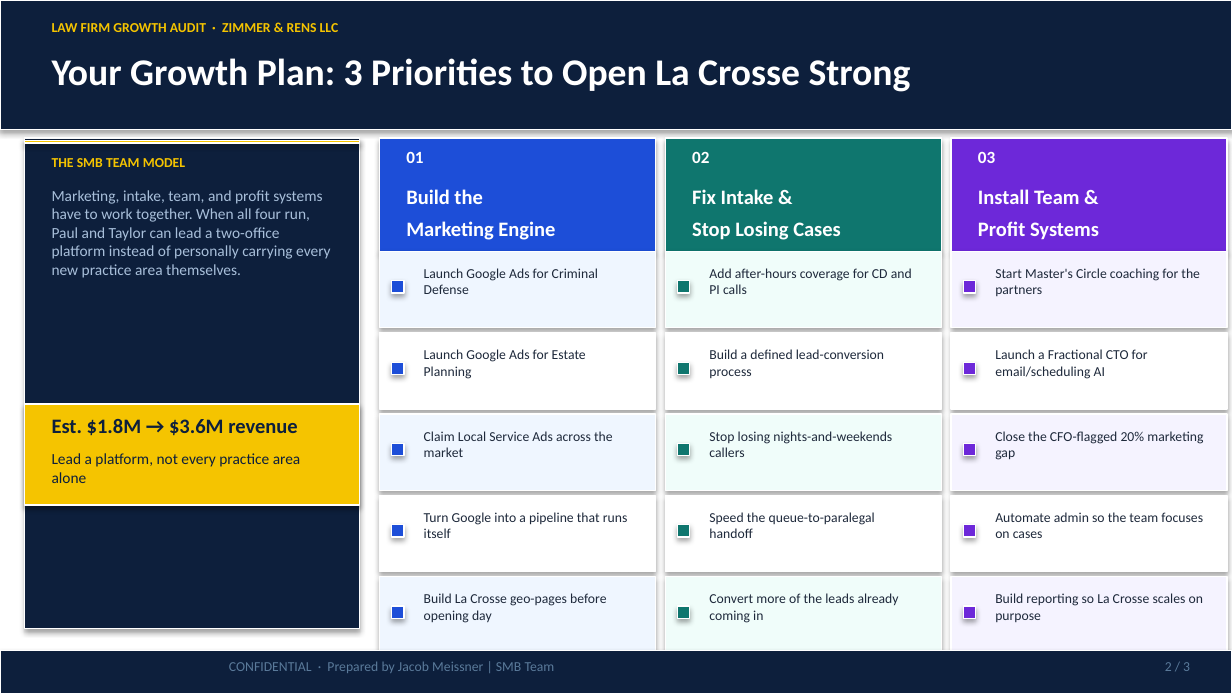
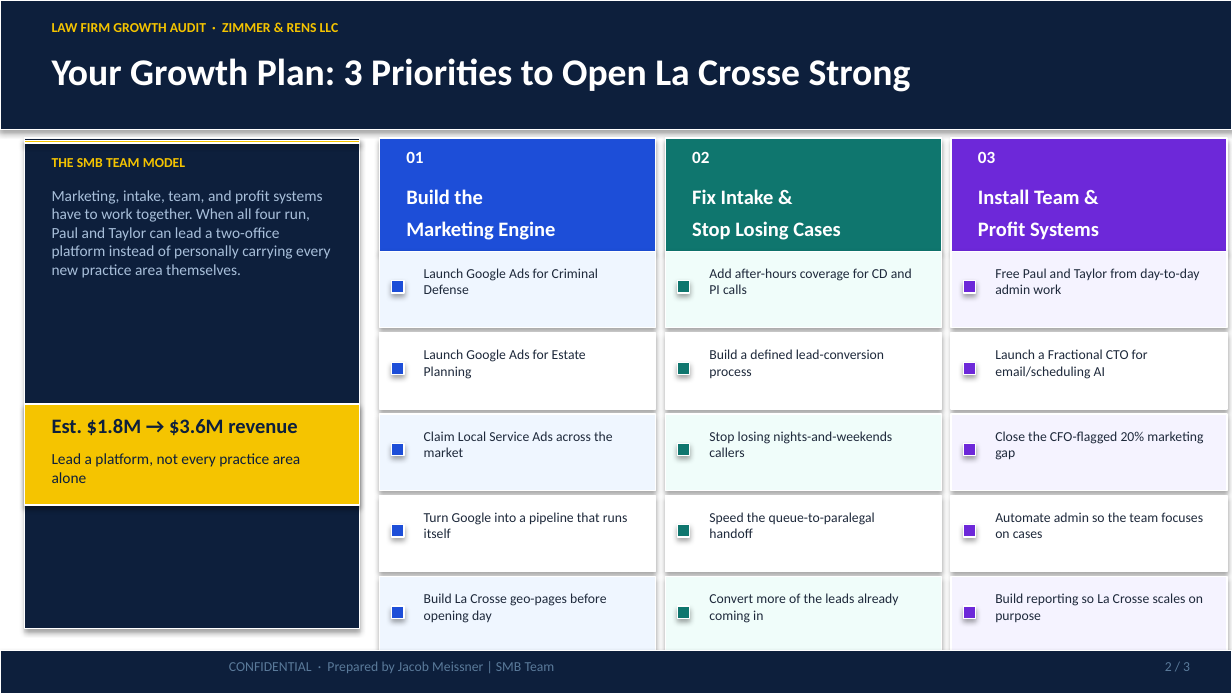
Before and after one commit to SMB-Team-Technology/workwith-smbteam, a slide deck: slide 2 of zimmer-rens/Zimmer & Rens LLC_August 7, 2026_Proposal.pptx. Drawn at 1232x693 pixels with LibreOffice and Linux fonts; fonts in the diff are those of the drawing. Boxes give left, top, right and bottom in pixels: in the first picture for what was removed or moved away, otherwise in the second. Text is boxed around its words. In the diff, an @@ line names an element or a change of style, - is before the commit and + after.

```diff
--- a/zimmer-rens/Zimmer & Rens LLC_August 7, 2026_Proposal.pptx
+++ b/zimmer-rens/Zimmer & Rens LLC_August 7, 2026_Proposal.pptx
@@ text at (995, 268, 1199, 294): text changed @@
-Start Master's Circle coaching for the partners
+Free Paul and Taylor from day-to-day admin work
```
Also in this commit, not shown: 1 other slide changed, 7 other files.
